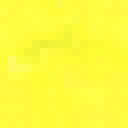
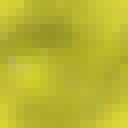
Two versions of the same layered image (128x128). Layer-by-layer changes:
added layer "Sprout" (multiply) above "Cracks" over [0,0,128,128]
